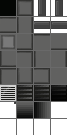
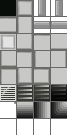
Comparing the layer stacks of the two 67px x 135px images. Changes:
added layer "wall_fade_horizontal Kopie 2" above "wall_fade_vertical" over [51, 102, 67, 118]
renamed "wall_fade_horizontal Kopie" to "wall_fade_vertical", painted on it over [34, 102, 50, 118]
